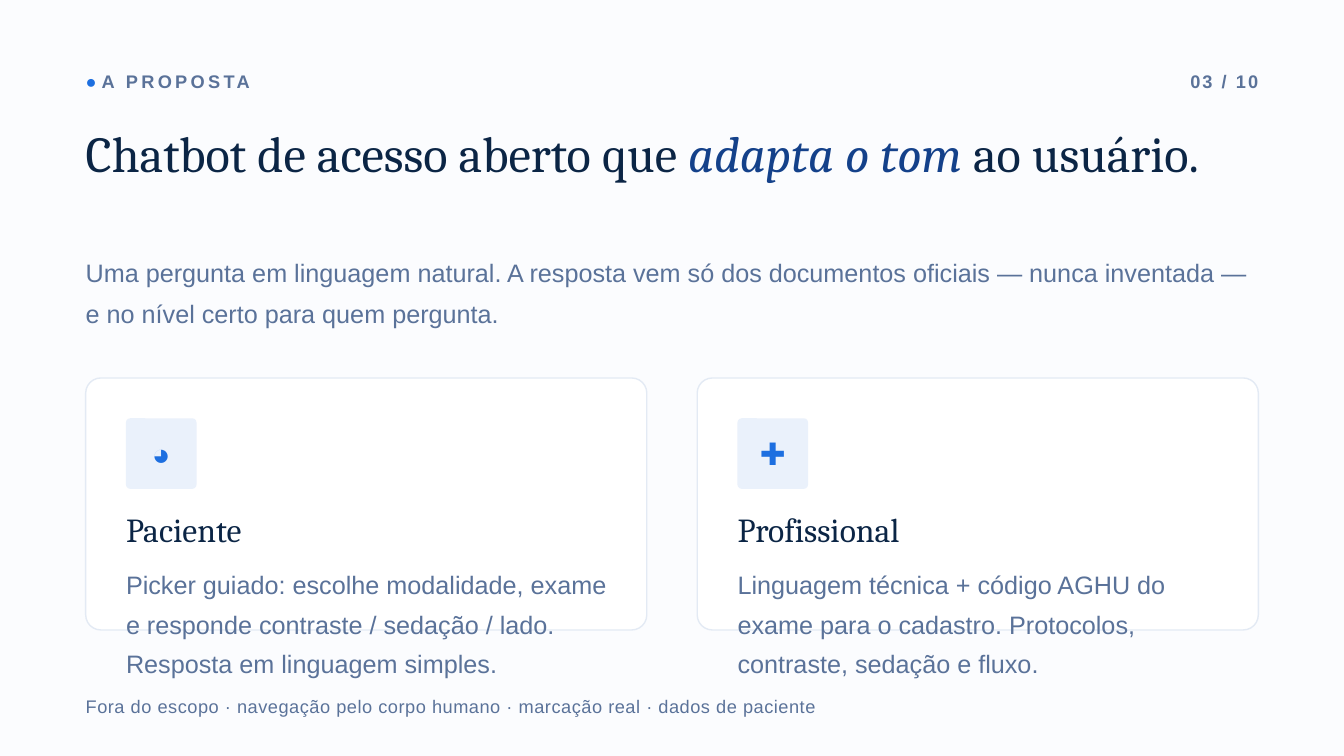
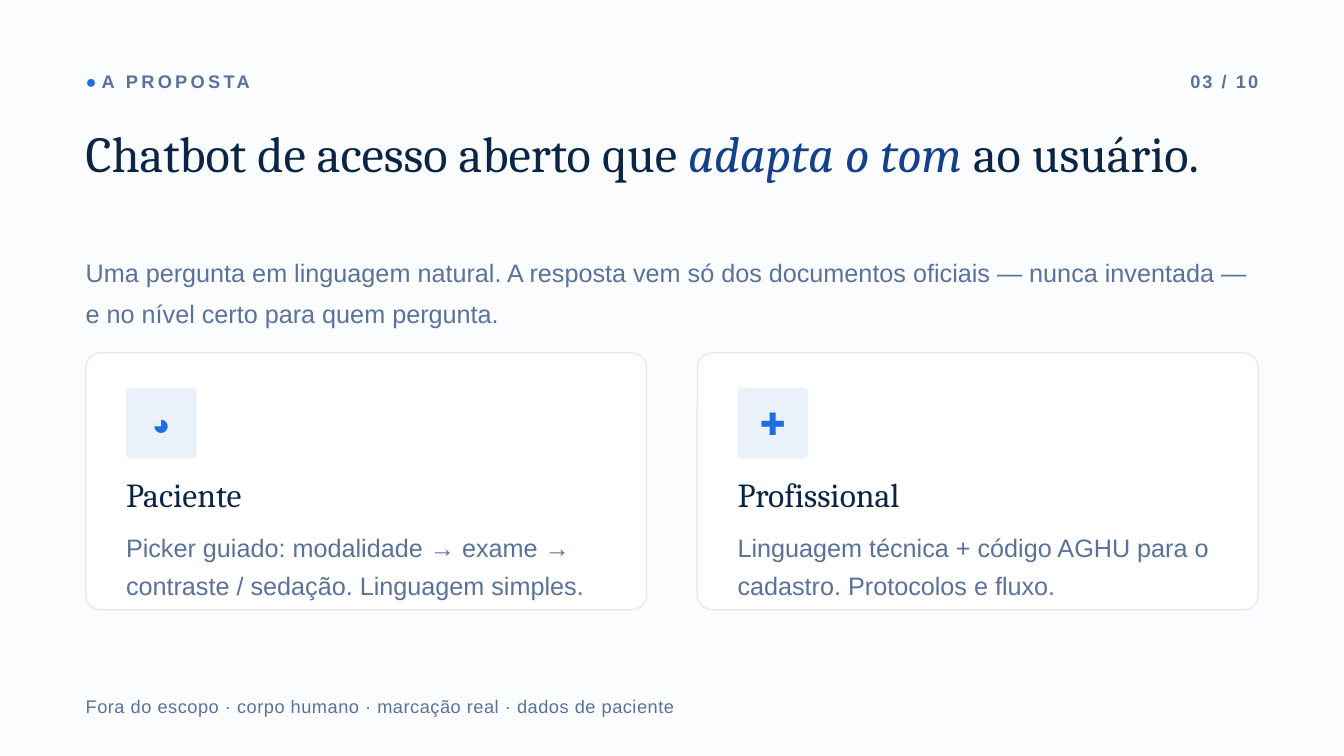
Before and after one commit to ata1de/hc-ufpe-exam-assistant, a slide deck: slide 4 of docs/Apresentacao_HC-UFPE.pptx. Drawn at 1344x756 pixels with LibreOffice and Linux fonts; fonts in the diff are those of the drawing. Boxes give left, top, right and bottom in pixels: in the first picture for what was removed or moved away, otherwise in the second. Text is boxed around its words. In the diff, an @@ line names an element or a change of style, - is before the commit and + after.

Commit message:
docs: fix presentation text overlaps, keep all body text >=18pt

```diff
--- a/docs/Apresentacao_HC-UFPE.pptx
+++ b/docs/Apresentacao_HC-UFPE.pptx
@@ rounded rectangle: place and size @@
-rounded rectangle at [86, 378, 647, 630]
+rounded rectangle at [86, 353, 647, 610]
@@ rounded rectangle: place and size @@
-rounded rectangle at [698, 378, 1259, 630]
+rounded rectangle at [698, 353, 1259, 610]
@@ rounded rectangle "◕": place and size @@
-rounded rectangle "◕" at [126, 418, 197, 489]
+rounded rectangle "◕" at [126, 388, 197, 459]
@@ rounded rectangle "✚": place and size @@
-rounded rectangle "✚" at [738, 418, 809, 489]
+rounded rectangle "✚" at [738, 388, 809, 459]
@@ text "Paciente": place and size @@
-text "Paciente" at [126, 519, 607, 678]
+text "Paciente" at [126, 484, 583, 601]
@@ text "Profissional": place and size @@
-text "Profissional" at [738, 518, 1165, 679]
+text "Profissional" at [738, 483, 1209, 595]
@@ text at [126, 538, 583, 601]: text changed @@
-Picker guiado: escolhe modalidade, exame e responde contraste / sedação / lado. Resposta em linguagem simples.
+Picker guiado: modalidade → exame → contraste / sedação. Linguagem simples.
@@ text at [738, 538, 1209, 595]: text changed @@
-Linguagem técnica + código AGHU do exame para o cadastro. Protocolos, contraste, sedação e fluxo.
+Linguagem técnica + código AGHU para o cadastro. Protocolos e fluxo.
@@ text at [86, 700, 674, 717]: text changed @@
-Fora do escopo · navegação pelo corpo humano · marcação real · dados de paciente
+Fora do escopo · corpo humano · marcação real · dados de paciente
```
Also in this commit, not shown: 9 other slides changed.
